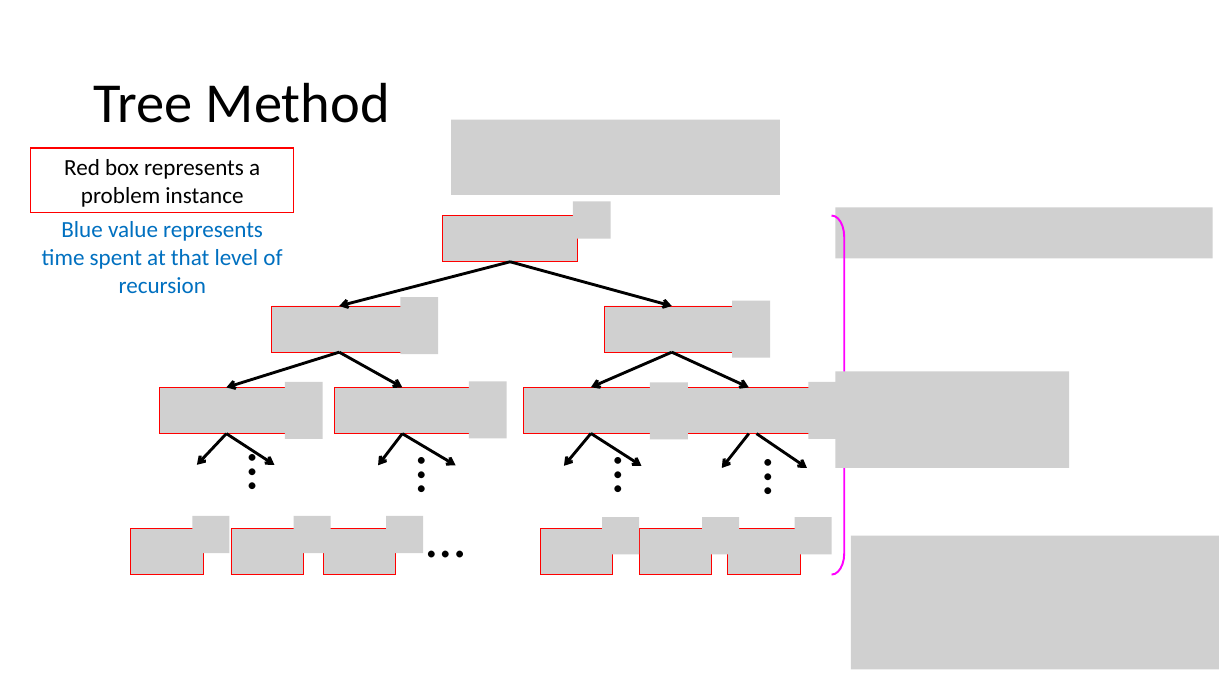
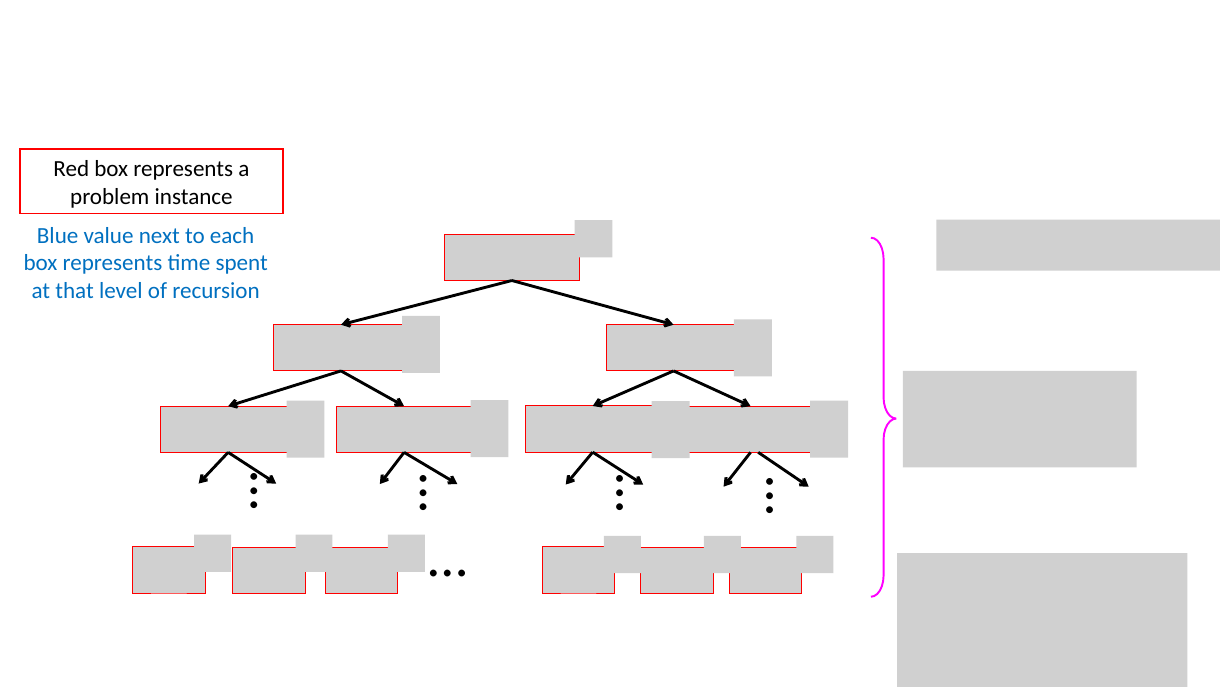
Before and after one commit to natebrunelle/cse332, a slide deck: slide 15 of markdown/files/slides/lecture5_recurrences.pptx. Drawn at 1232x693 pixels with LibreOffice and Linux fonts; fonts in the diff are those of the drawing; grey boxes stand for pictures. Boxes give left, top, right and bottom in pixels: in the first picture for what was removed or moved away, otherwise in the second. Text is boxed around its words. In the diff, an @@ line names an element or a change of style, - is before the commit and + after.

```diff
--- a/markdown/files/slides/lecture5_recurrences.pptx
+++ b/markdown/files/slides/lecture5_recurrences.pptx
@@ title removed at bbox=[94, 82, 390, 123] @@
-Tree Method
@@ picture removed at bbox=[451, 119, 780, 195] @@
@@ rectangle "Red box represents a problem ...": place and size @@
-rectangle "Red box represents a problem ..." at bbox=[30, 148, 294, 213]
+rectangle "Red box represents a problem ..." at bbox=[20, 149, 284, 213]
@@ text at bbox=[24, 227, 268, 298]: text changed @@
-Blue value represents time spent at that level of recursion
+Blue value next to each box represents time spent at that level of recursion
@@ left brace: place and size @@
-left brace at bbox=[832, 215, 857, 575]
+left brace at bbox=[872, 238, 897, 597]
@@ picture: place and size @@
-picture at bbox=[836, 207, 1213, 258]
+picture at bbox=[936, 220, 1220, 271]
@@ picture: place and size @@
-picture at bbox=[836, 372, 1069, 468]
+picture at bbox=[903, 371, 1137, 467]
@@ 26 pictures, 14 arrows, 5 texts: place and size @@
-26 pictures, 14 arrows, 5 texts at bbox=[131, 201, 847, 575]
+26 pictures, 14 arrows, 5 texts at bbox=[133, 220, 848, 593]
@@ picture: place and size @@
-picture at bbox=[851, 536, 1219, 670]
+picture at bbox=[897, 554, 1188, 688]
```
Also in this commit, not shown: 11 other slides changed, 6 other files.
